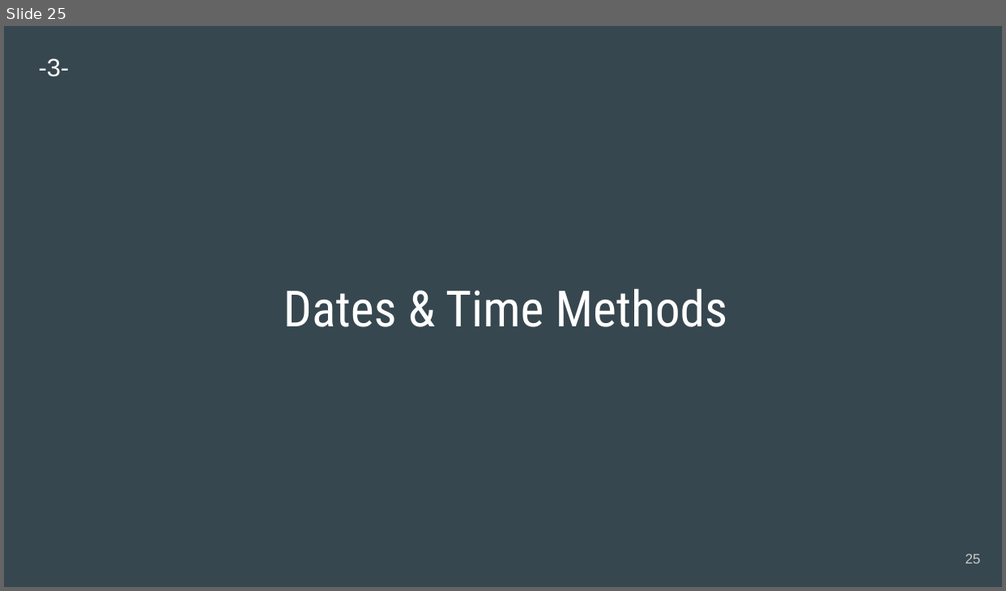
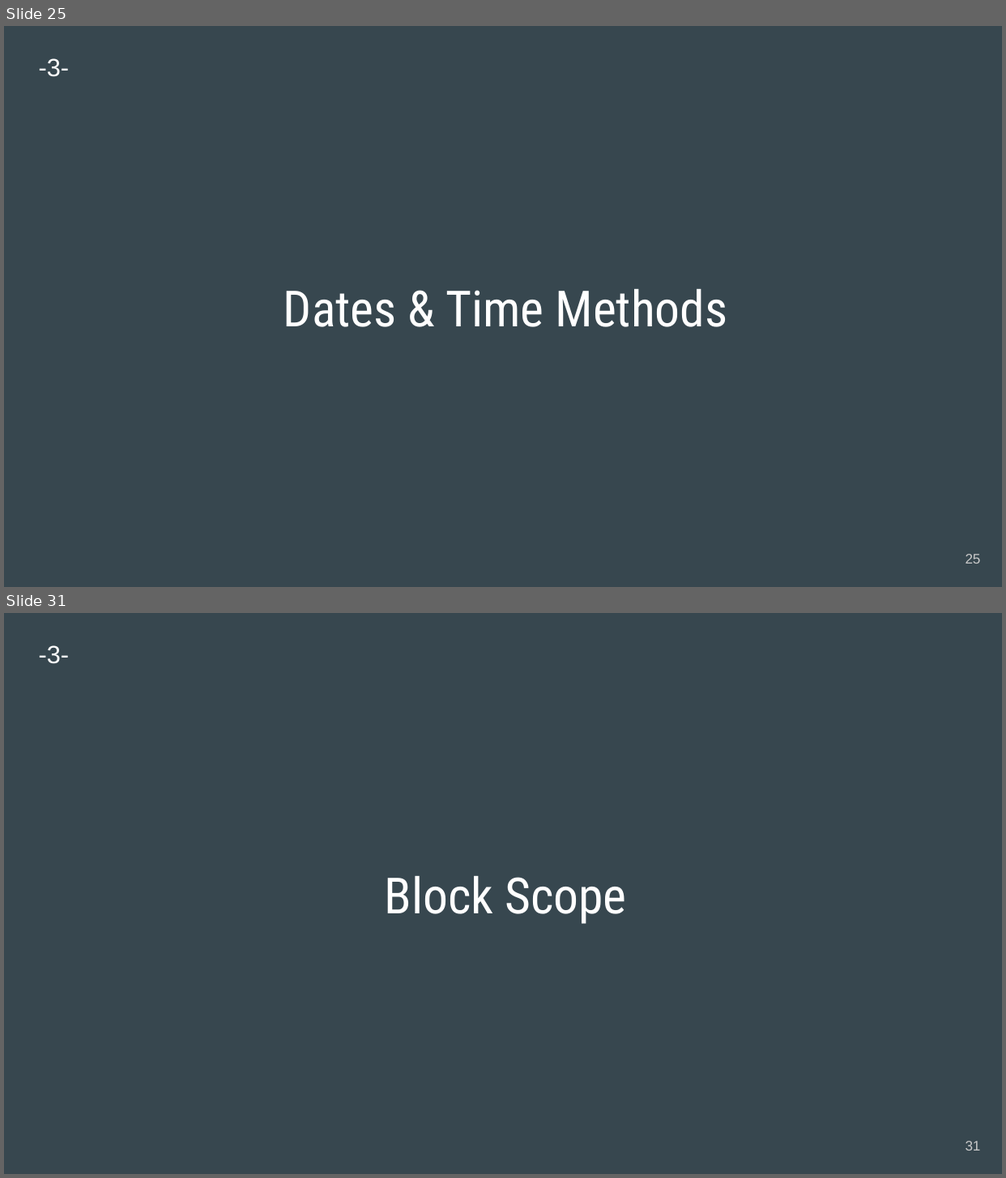
Before and after one commit to engwsalama/webdev_js, a slide deck: 2020-WebDev_js.pptx. Shown one above the other, each under a label of ours: slide 25 before the commit, slides 25 and 31 after it; the slides between them are not shown. The pictures are 1006x591 and 1006x1178 pixels, drawn with LibreOffice and Linux fonts; fonts in the diff are those of the drawing. Boxes give left, top, right and bottom in pixels: in the first picture for what was removed or moved away, otherwise in the second. Text is boxed around its words. In the diff, an @@ line names an element or a change of style, - is before the commit and + after.

```diff
--- a/2020-WebDev_js.pptx
+++ b/2020-WebDev_js.pptx
@@ slide 31 added at (4, 613, 1002, 1174), background #37474F @@
@@ text added at (39, 645, 70, 664), 18 pt, text #FFFFFF @@
+-3-
@@ title added at (385, 876, 626, 924), 36 pt, text #FFFFFF @@
+Block Scope
@@ page number added at (965, 1141, 981, 1151), 10 pt, text #CACACA @@
+31
```
Also in this commit, not shown: 5 other slides added, 13 other files.
